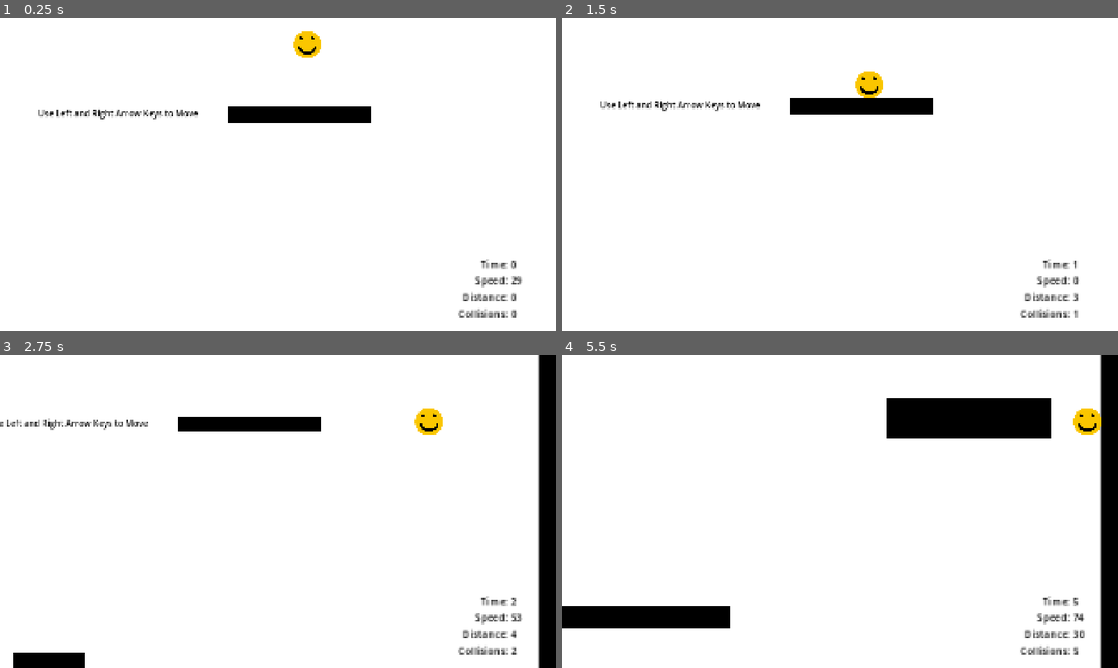
Above: before the commit, frames 1-4 (two rows, left to right).
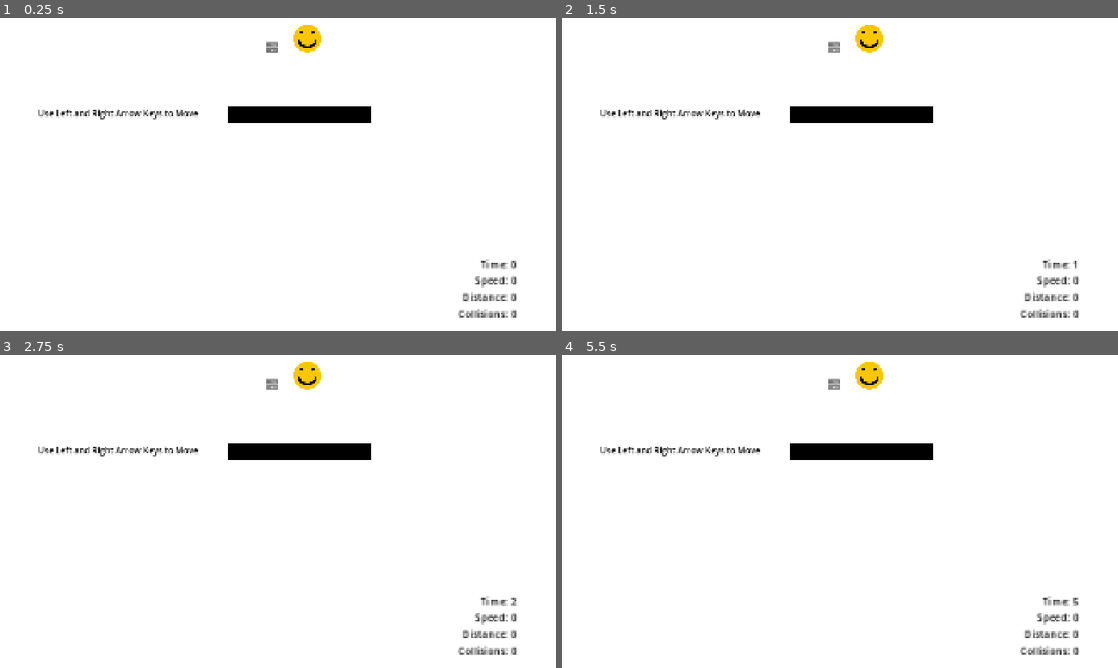
Above: after the commit, the same moments.

Repository: rickakell/FallingGame
Game: Godot game, scene res://scenes/Game.tscn
Same seed, same stepped clock (60 frames per second), same inputs: the game is played once before the commit and once after it.
Inputs (mouse positions are in pixels of both pictures, inside the frame that each line leads up to):
- Up to frame 1 (0.25 s): no input
- Up to frame 2 (1.5 s): click (834, 46) at 0.5 s, where only the run after the commit has a clickable "SERVER"; click (834, 49) at 1.25 s, where only the run after the commit has a clickable "CLIENT"
- Up to frame 3 (2.75 s): hold Right (ui_right) from 2.03 s (still down)
- Up to frame 4 (5.5 s): release Right (ui_right) at 3.53 s; hold Left (ui_left) 3.53-4.28 s; hold Right (ui_right) from 4.28 s (still down)

The runs differ from the first frame. In frame 1, 0.4% of the frame differs, in the area x 47-94%, y 2-86%; in frame 2, 3.0%; in frame 3, 8.0%; in frame 4, 12%, in the area x 0-100%, y 0-100%.

Commit message:
Added Multiplayer

Diff:
--- a/project.godot
+++ b/project.godot
@@ -15,6 +15,10 @@
 config/features=PackedStringArray("4.6", "Forward Plus")
 config/icon="res://icon.svg"
 
+[autoload]
+
+HighLevelNetworkHandler="*uid://c6b22ojafwmd8"
+
 [display]
 
 window/size/viewport_width=1920
--- a/scenes/Game.tscn
+++ b/scenes/Game.tscn
@@ -5,6 +5,8 @@
 [ext_resource type="Texture2D" uid="uid://eyvooc5ljkad" path="res://assets/Background.png" id="3_78awf"]
 [ext_resource type="PackedScene" uid="uid://bmivkuhjrvv1q" path="res://scenes/rectangle_obstacle.tscn" id="3_cpr0p"]
 [ext_resource type="PackedScene" uid="uid://crnmuamk86yit" path="res://scenes/finish_line.tscn" id="5_s0nni"]
+[ext_resource type="PackedScene" uid="uid://bqvry65veya7d" path="res://scenes/high_level_ui.tscn" id="6_kiw3p"]
+[ext_resource type="Script" uid="uid://dvy2ll1go0t77" path="res://scenes/multiplayer_spawner.gd" id="7_400sg"]
 
 [sub_resource type="WorldBoundaryShape2D" id="WorldBoundaryShape2D_ibkli"]
 normal = Vector2(-1, 0)
@@ -751,4 +753,12 @@
 theme_override_font_sizes/font_size = 24
 text = "Use Left and Right Arrow Keys to Move"
 
+[node name="HighLevelUI" parent="." unique_id=1396773650 instance=ExtResource("6_kiw3p")]
+
+[node name="MultiplayerSpawner" type="MultiplayerSpawner" parent="." unique_id=1021634689]
+_spawnable_scenes = PackedStringArray("uid://u20gxiyc8gbv")
+spawn_path = NodePath("..")
+script = ExtResource("7_400sg")
+network_player = ExtResource("1_ibkli")
+
 [connection signal="pressed" from="GameManager/EndScreen/RestartButton" to="GameManager" method="_on_restart_button_pressed"]
--- a/scenes/Player.tscn
+++ b/scenes/Player.tscn
@@ -5,6 +5,11 @@
 
 [sub_resource type="CircleShape2D" id="CircleShape2D_3i3nt"]
 radius = 82.05486
+
+[sub_resource type="SceneReplicationConfig" id="SceneReplicationConfig_v6fml"]
+properties/0/path = NodePath(".:position")
+properties/0/spawn = true
+properties/0/replication_mode = 1
 
 [node name="Player" type="CharacterBody2D" unique_id=142940438]
 script = ExtResource("1_v6fml")
@@ -14,3 +19,6 @@
 
 [node name="CollisionShape2D" type="CollisionShape2D" parent="." unique_id=16814174]
 shape = SubResource("CircleShape2D_3i3nt")
+
+[node name="MultiplayerSynchronizer" type="MultiplayerSynchronizer" parent="." unique_id=1555182110]
+replication_config = SubResource("SceneReplicationConfig_v6fml")
--- /dev/null
+++ b/scenes/high_level_ui.tscn
@@ -0,0 +1,28 @@
+[gd_scene format=3 uid="uid://bqvry65veya7d"]
+
+[ext_resource type="Script" uid="uid://dmgccm58clwvm" path="res://scripts/high_level_ui.gd" id="1_xi2ms"]
+
+[node name="HighLevelUI" type="Control" unique_id=1396773650]
+layout_mode = 3
+anchors_preset = 15
+anchor_right = 1.0
+anchor_bottom = 1.0
+grow_horizontal = 2
+grow_vertical = 2
+script = ExtResource("1_xi2ms")
+
+[node name="VBoxContainer" type="VBoxContainer" parent="." unique_id=1918288613]
+layout_mode = 0
+offset_right = 40.0
+offset_bottom = 40.0
+
+[node name="Server" type="Button" parent="VBoxContainer" unique_id=645478184]
+layout_mode = 2
+text = "SERVER"
+
+[node name="Client" type="Button" parent="VBoxContainer" unique_id=1720562619]
+layout_mode = 2
+text = "CLIENT"
+
+[connection signal="pressed" from="VBoxContainer/Server" to="." method="_on_server_pressed"]
+[connection signal="pressed" from="VBoxContainer/Client" to="." method="_on_client_pressed"]
--- /dev/null
+++ b/scenes/multiplayer_spawner.gd
@@ -0,0 +1,14 @@
+extends MultiplayerSpawner
+
+@export var network_player: PackedScene
+
+func _ready() -> void:
+	multiplayer.peer_connected.connect(spawn_player)
+
+func spawn_player(id: int) -> void:
+	if !multiplayer.is_server(): return
+
+	var player: Node = network_player.instantiate()
+	player.name = str(id)
+
+	get_node(spawn_path).call_deferred("add_child", player)
--- /dev/null
+++ b/scripts/high_level_network_handler.gd
@@ -0,0 +1,19 @@
+extends Node
+
+const IP_ADDRESS: String = "localhost"
+const PORT: int = 42069
+
+var peer: ENetMultiplayerPeer
+
+# Called when the node enters the scene tree for the first time.
+func start_server() -> void:
+	peer = ENetMultiplayerPeer.new()
+	peer.create_server(PORT)
+	multiplayer.multiplayer_peer = peer
+
+
+# Called every frame. 'delta' is the elapsed time since the previous frame.
+func start_client() -> void:
+	peer = ENetMultiplayerPeer.new()
+	peer.create_client(IP_ADDRESS, PORT)
+	multiplayer.multiplayer_peer = peer
--- /dev/null
+++ b/scripts/high_level_ui.gd
@@ -0,0 +1,9 @@
+extends Control
+
+
+func _on_server_pressed() -> void:
+	HighLevelNetworkHandler.start_server()
+
+
+func _on_client_pressed() -> void:
+	HighLevelNetworkHandler.start_client()
--- a/scripts/player.gd
+++ b/scripts/player.gd
@@ -9,8 +9,12 @@
 
 static var collisions = 0;
 
+func _enter_tree() -> void:
+	set_multiplayer_authority(name.to_int())
+
 var can_collide = true
 func _physics_process(delta: float) -> void:
+	if !is_multiplayer_authority(): return
 	# Add the gravity.
 	if not is_on_floor() and velocity.y <= TERMINAL_VELOCITY:
 		velocity += get_gravity() * GRAVITY_MODIFIER * delta;
Not shown, added: scenes/multiplayer_spawner.gd.uid
Not shown, added: scripts/high_level_network_handler.gd.uid
Not shown, added: scripts/high_level_ui.gd.uid
Not shown, added: exports/Windows/FallingGame.console.exe
Not shown, changed: exports/Windows/FallingGame.exe
Not shown, added: exports/Windows/FallingGame.pck
